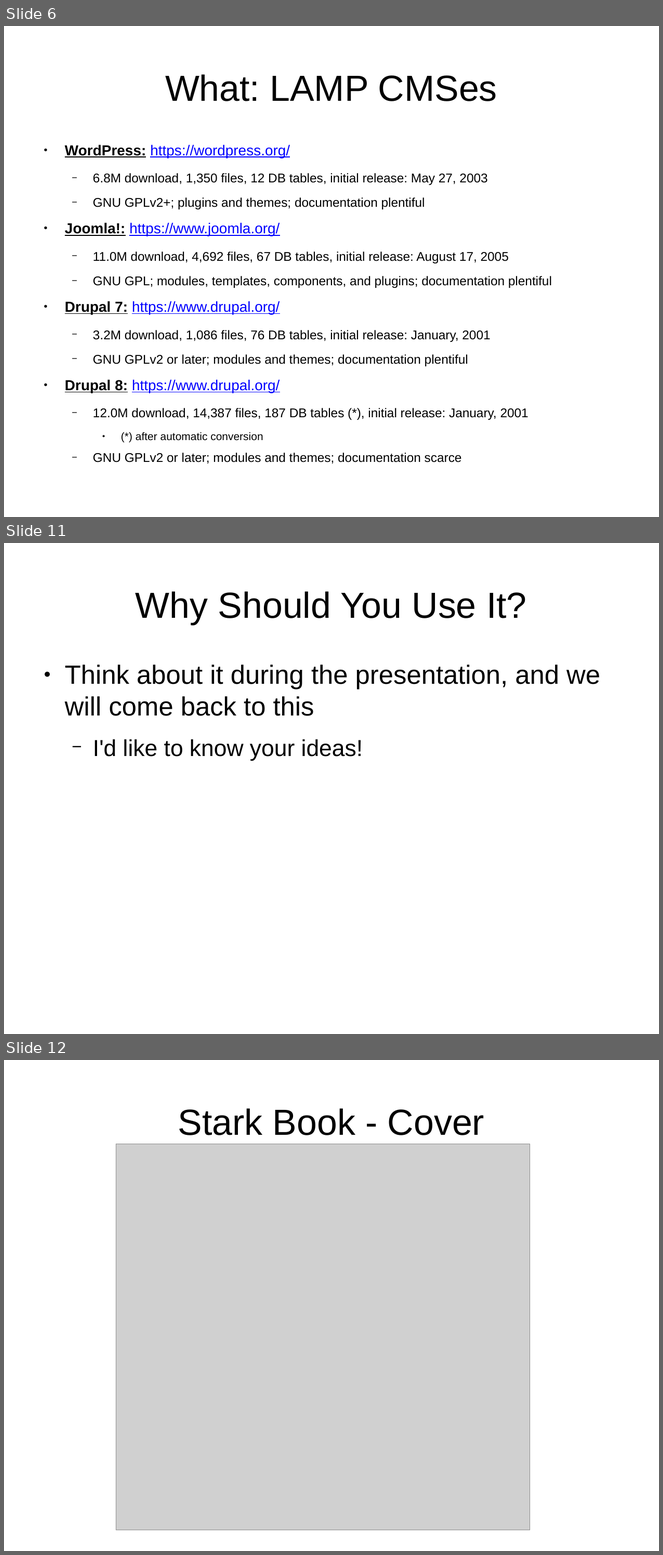
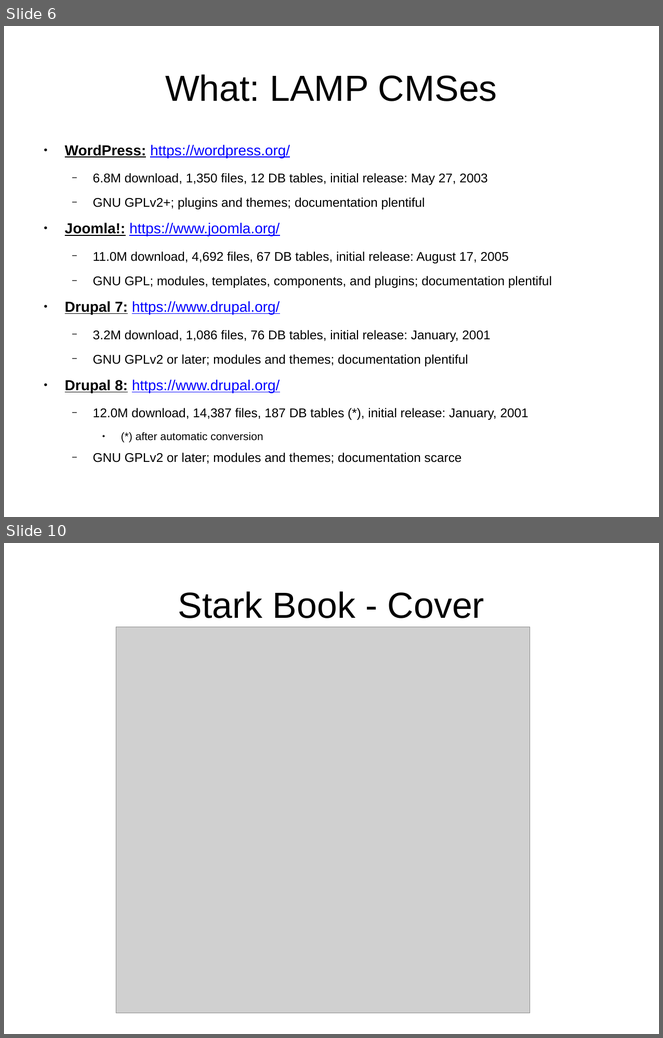
Before and after one commit to tomwhartung/jmws_accoutrements, a slide deck: presentations/2016_04-AWD_in_PHP_CMSes/AWD_in_PHP_CMSes-slides.odp. Shown one above the other, each under a label of ours: slides 6, 11 and 12 before the commit, slides 6 and 10 after it; the slides between them are not shown. The pictures are 663x1555 and 663x1038 pixels, drawn with LibreOffice and Linux fonts; fonts in the diff are those of the drawing; grey boxes stand for pictures. Boxes give left, top, right and bottom in pixels: in the first picture for what was removed or moved away, otherwise in the second. Text is boxed around its words. In the diff, an @@ line names an element or a change of style, - is before the commit and + after.

Commit message:
Thinking the "Why"s are mostly if not completely done, now for the "How"s or "When"s....

```diff
--- a/presentations/2016_04-AWD_in_PHP_CMSes/AWD_in_PHP_CMSes-slides.odp
+++ b/presentations/2016_04-AWD_in_PHP_CMSes/AWD_in_PHP_CMSes-slides.odp
@@ slide 11 removed at (4, 543, 659, 1034), background #FFFFFF @@
@@ title removed at (136, 591, 527, 625) @@
-Why Should You Use It?
@@ text removed at (65, 665, 600, 761) @@
-● Think about it during the presentation, and we will come back to this
-  − I'd like to know your ideas!
@@ what was slide 12 is now slide 10 @@
```
Also in this commit, not shown: 2 slides changed, 1 slide added, 2 other slides removed.
